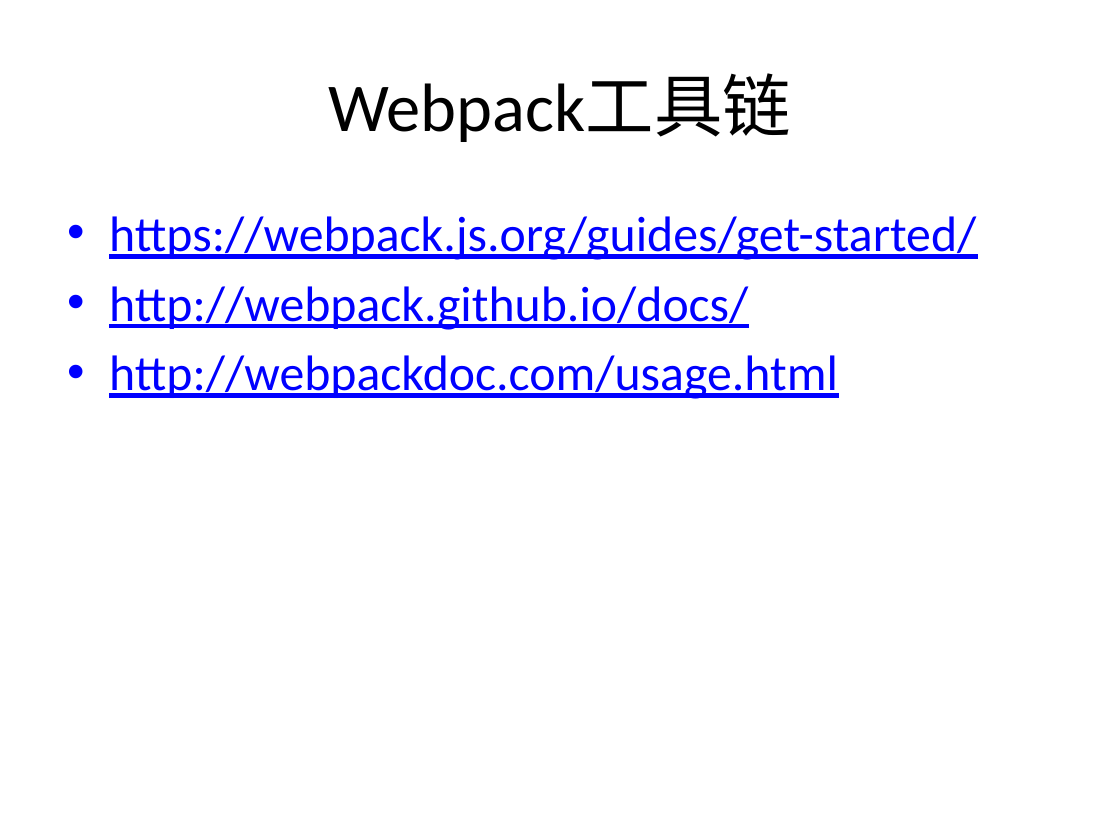
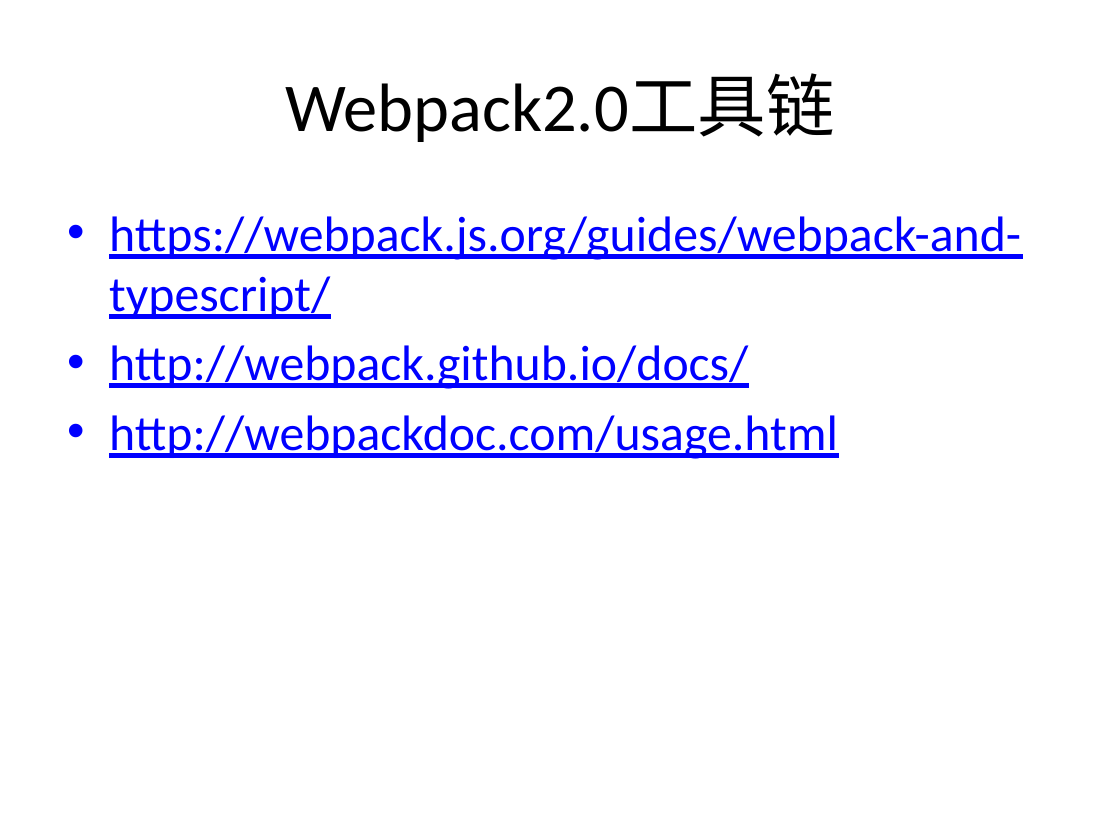
Before and after one commit to jasonLiu001/ng-study-ppt-files, a slide deck: slide 25 of files/Angular2.pptx. Drawn at 1120x840 pixels with LibreOffice and Linux fonts; fonts in the diff are those of the drawing. Boxes give left, top, right and bottom in pixels: in the first picture for what was removed or moved away, otherwise in the second. Text is boxed around its words. In the diff, an @@ line names an element or a change of style, - is before the commit and + after.

Commit message:
added.

```diff
--- a/files/Angular2.pptx
+++ b/files/Angular2.pptx
@@ title at bbox=[285, 74, 834, 142]: text changed @@
-Webpack工具链
+Webpack2.0工具链
@@ text at bbox=[109, 216, 1021, 319]: text changed @@
-• https://webpack.js.org/guides/get-started/
+• https://webpack.js.org/guides/webpack-and-typescript/
```
Also in this commit, not shown: 1 other slide changed, 3 slides added, 1 slide removed.
